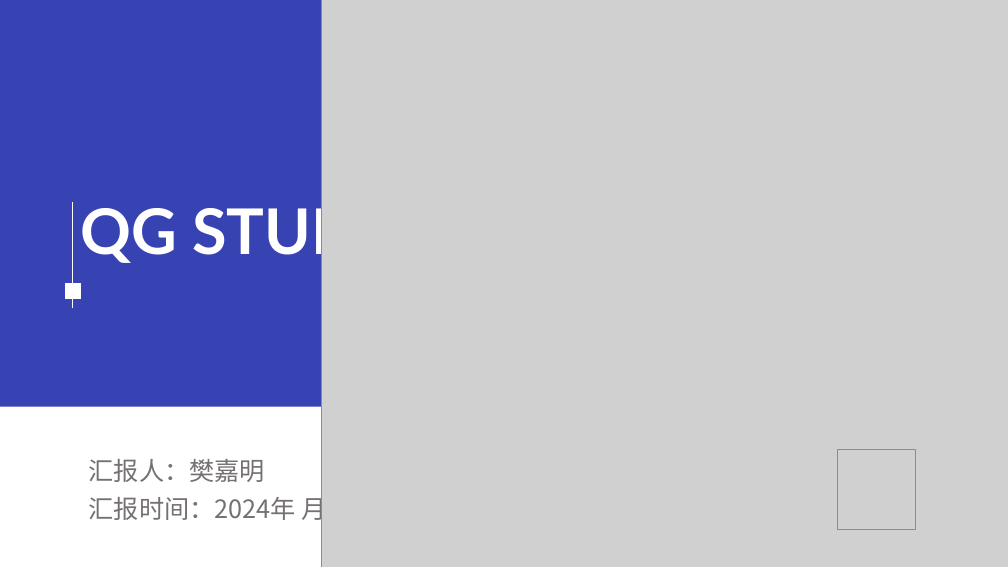
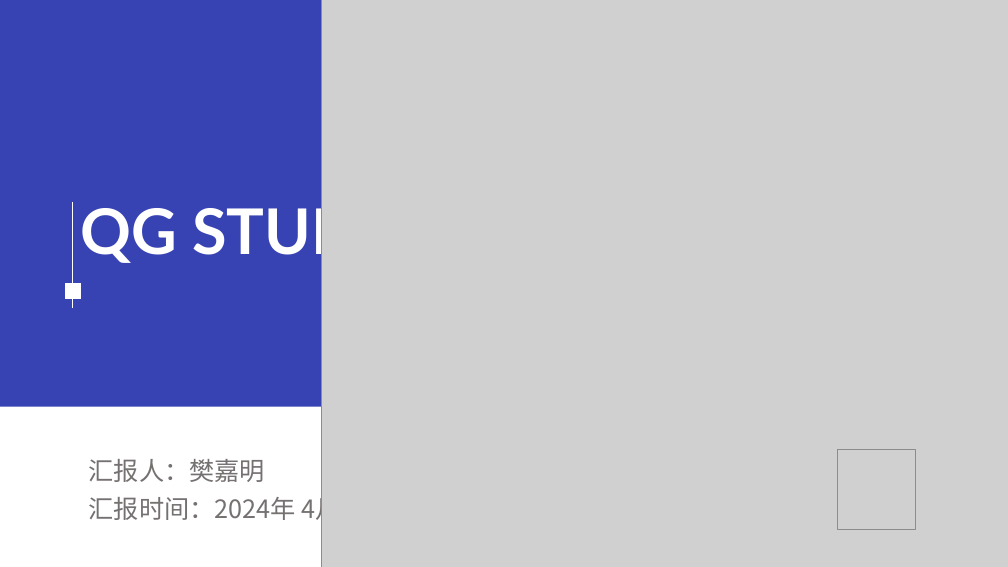
Before and after one commit to fjm0126/Qg-MoneySystem, a slide deck: slide 1 of doucument/QG答辩.pptx. Drawn at 1008x567 pixels with LibreOffice and Linux fonts; fonts in the diff are those of the drawing; grey boxes stand for pictures. Boxes give left, top, right and bottom in pixels: in the first picture for what was removed or moved away, otherwise in the second. Text is boxed around its words. In the diff, an @@ line names an element or a change of style, - is before the commit and + after.

```diff
--- a/doucument/QG答辩.pptx
+++ b/doucument/QG答辩.pptx
@@ text at (89, 493, 369, 526): text changed @@
-汇报时间：2024年 月 日
+汇报时间：2024年 4月29 日
```
Also in this commit, not shown: 10 other slides changed, 1 other file.
